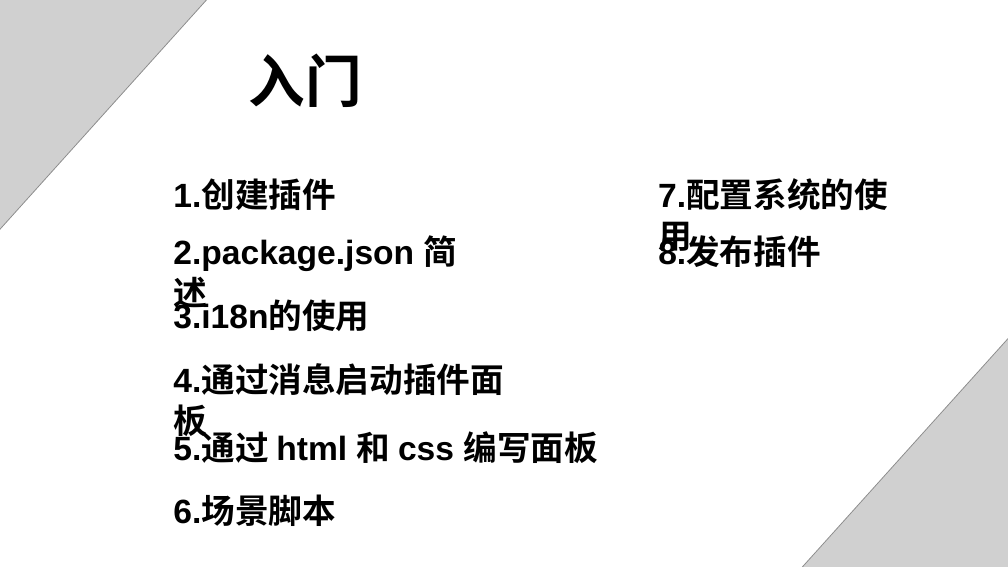
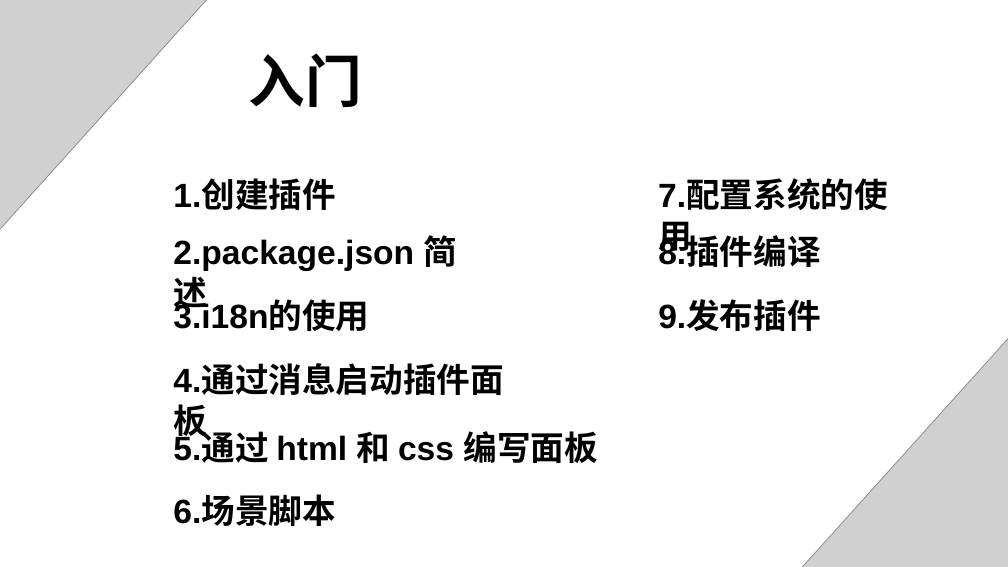
Before and after one commit to 1226085293/PPT_DEMO, a slide deck: slide 3 of doc/3.x插件开发.pptx. Drawn at 1008x567 pixels with LibreOffice and Linux fonts; fonts in the diff are those of the drawing; grey boxes stand for pictures. Boxes give left, top, right and bottom in pixels: in the first picture for what was removed or moved away, otherwise in the second. Text is boxed around its words. In the diff, an @@ line names an element or a change of style, - is before the commit and + after.

Commit message:
# 更新插件 # 更新PPT内容

```diff
--- a/doc/3.x插件开发.pptx
+++ b/doc/3.x插件开发.pptx
@@ text at [658,238,820,272]: text changed @@
-8.发布插件
+8.插件编译
@@ text added at [658,301,820,331], 32 pt, text #000000, bold @@
+9.发布插件
```
Also in this commit, not shown: 3 other slides changed, 8 slides added, 34 other files.
